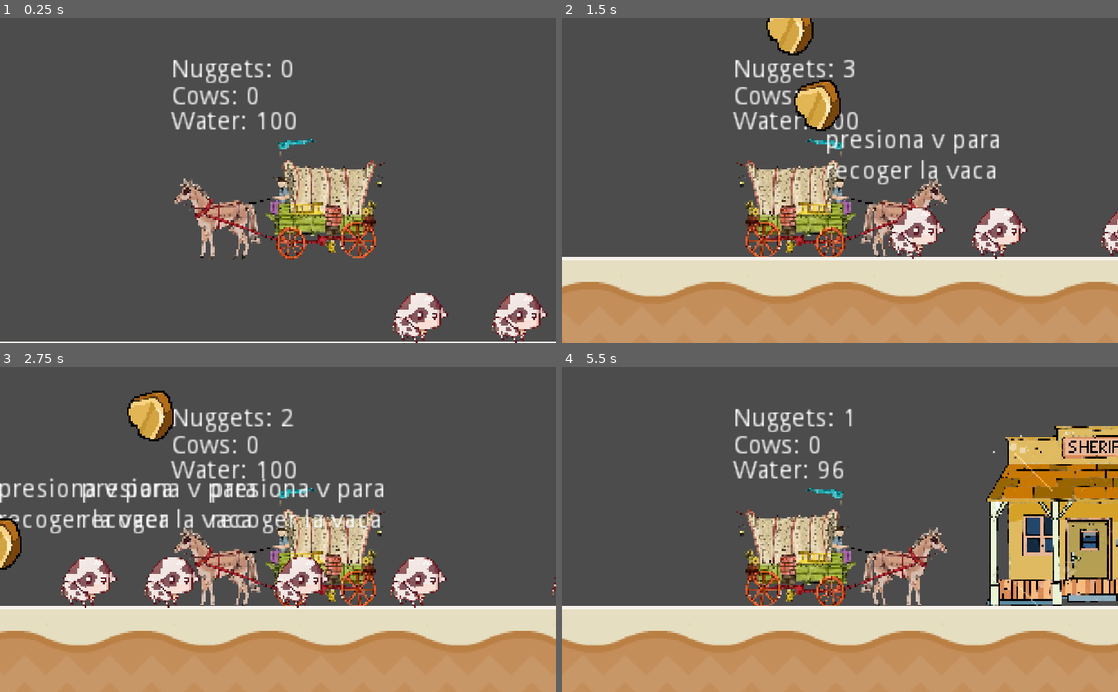
Above: before the commit, frames 1-4 (two rows, left to right).
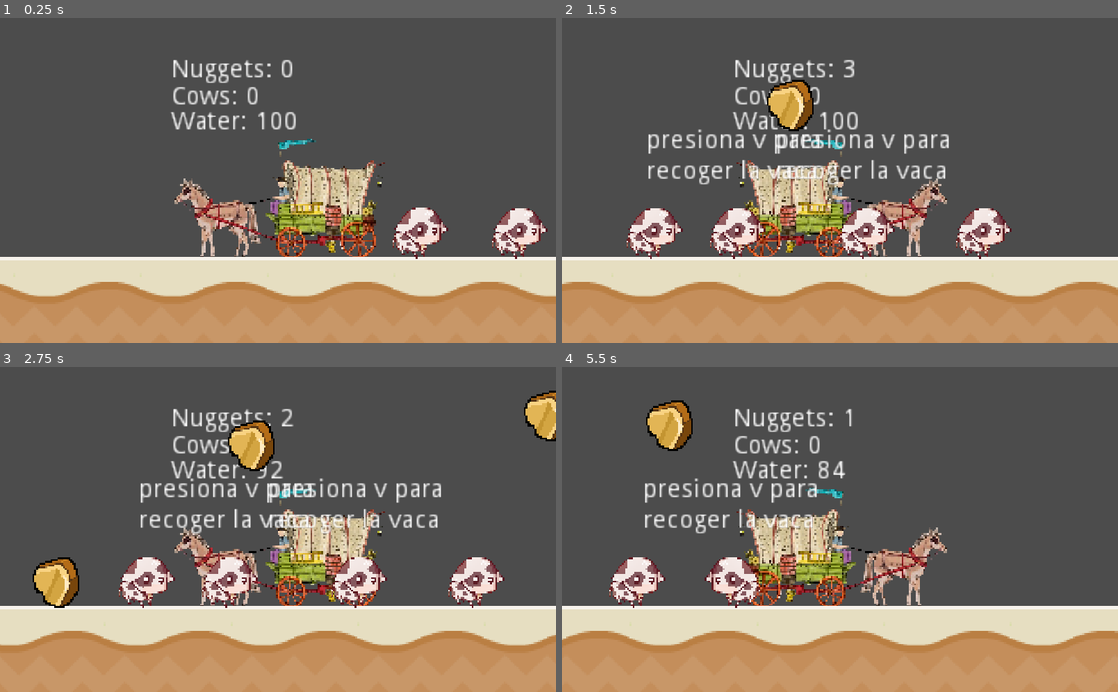
Above: after the commit, the same moments.

Repository: Asdaois/west-cow-builder
Game: Godot game, scene res://Main.tscn
Two runs of this game, one before a commit and one after it. Both use one fixed random seed, a clock stepped at 60 frames per second and the inputs below.
Inputs:
- Up to frame 1 (0.25 s): no input
- Up to frame 2 (1.5 s): hold Up (drop_nugget) 0.53-1.28 s; hold Right (ui_right) from 0.53 s (still down); tap V at 1.25 s; tap Up (drop_nugget) at 1.35 s
- Up to frame 3 (2.75 s): tap V at 2 s; release Right (ui_right) at 2.03 s; hold Left (ui_left) from 2.03 s (still down); hold Up (drop_nugget) from 2.03 s (still down)
- Up to frame 4 (5.5 s): tap V every 0.75 s from 2.75 to 5 s; release Left (ui_left) at 2.78 s; release Up (drop_nugget) at 2.78 s; hold Right (ui_right) 2.78-4.28 s; tap Up (drop_nugget) at 2.85, 4.35 s; hold Up (drop_nugget) 3.53-4.28 s; hold Left (ui_left) 4.28-5.03 s; hold Right (ui_right) from 5.03 s (still down); hold Up (drop_nugget) from 5.03 s (still down)

The runs differ from the first frame. In frame 1, 28% of the frame differs, in the area x 0-100%, y 58-100%; in frame 2, 12%; in frame 3, 19%; in frame 4, 19%.

Commit message:
Add movement states to player
The player can now walk or run and when he runs out of water he'll be slower

Diff:
--- a/game/cow/Cow.gd
+++ b/game/cow/Cow.gd
@@ -94,18 +94,15 @@
 	sprite.flip_h = velocity.x < 0
 
 # signals handlers
-
-
-func _on_PlayerDetectionArea_area_exited(area):
-	label.text = ""
-	_pickable = false
-
 func _on_PickupTimer_timeout():
 	(cow as ItemResource).quantity += 1
 	queue_free()
-
 
 func _on_PlayerDetectionArea_body_entered(body: Node) -> void:
 	if body is Player:
 		label.text = "presiona v para \nrecoger la vaca"
 		_pickable = true
+
+func _on_PlayerDetectionArea_body_exited(body):
+	label.text = ""
+	_pickable = false
--- a/game/cow/Cow.tscn
+++ b/game/cow/Cow.tscn
@@ -12,7 +12,6 @@
 radius = 20.025
 
 [node name="Cow" type="KinematicBody2D"]
-position = Vector2( 121, 77 )
 collision_layer = 0
 collision_mask = 8
 script = ExtResource( 2 )
@@ -48,6 +47,6 @@
 
 [node name="WanderController" parent="." instance=ExtResource( 4 )]
 
-[connection signal="area_exited" from="PlayerDetectionArea" to="." method="_on_PlayerDetectionArea_area_exited"]
 [connection signal="body_entered" from="PlayerDetectionArea" to="." method="_on_PlayerDetectionArea_body_entered"]
+[connection signal="body_exited" from="PlayerDetectionArea" to="." method="_on_PlayerDetectionArea_body_exited"]
 [connection signal="timeout" from="PickupTimer" to="." method="_on_PickupTimer_timeout"]
--- a/game/custom_resources/Item.gd
+++ b/game/custom_resources/Item.gd
@@ -18,7 +18,7 @@
 	emit_signal('max_quantity_changed', max_quantity)
 
 func set_quantity(value):
-	quantity = value
+	quantity = max(0, value)
 	emit_signal('quantity_changed', quantity)
 	if(quantity <= 0):
 		emit_signal('quantity_emptied')
--- a/game/player/Player.gd
+++ b/game/player/Player.gd
@@ -2,16 +2,19 @@
 extends KinematicBody2D
 
 # custom signals
-signal drop_nugget(nugget, direction, location)
 
 # enums - constant
+enum {
+	WALK,
+	RUN,
+	TIRED
+}
 
 # exports variables
-export var ACCELERATION = 100
 export var MAX_SPEED = 400
-export var FRICTION = 200
-export var GRAVITY = 400
-export var WATER_CONSUMPTION_TIME = 3
+export var FRICTION = 400
+export var GRAVITY = 4000
+export var WATER_CONSUMPTION_TIME = 1
 export var WATER_CONSUMPTION_QUANTITY = 4
 
 export(Resource) var cows = cows as ItemResource
@@ -19,8 +22,14 @@
 export(Resource) var water = water as ItemResource
 export(PackedScene) var nugget_scene
 # public - private variables
+var NORMAL_SPEED = MAX_SPEED / 2
+var RUNNING_SPEED = MAX_SPEED
+var TIRED_SPEED = MAX_SPEED / 4
+var WATER_NORMAL = WATER_CONSUMPTION_QUANTITY
+var WATER_RUNNING = WATER_CONSUMPTION_QUANTITY * 3
 var velocity := Vector2.ZERO
 var timer_flag = true
+var state
 
 # on ready variables
 onready var animationPlayer := $AnimationPlayer
@@ -28,6 +37,7 @@
 onready var label2 := $Label2
 onready var label3 := $Label3
 onready var water_consumption := $WaterConsumption
+onready var running_timer := $RunningTimer
 
 # built-in functions
 func _ready() -> void:
@@ -46,6 +56,17 @@
 		elif nuggets.quantity > 0:
 			nuggets.quantity -= 1
 			_instantiate_nugget()
+
+	if event.is_action_pressed("ui_left") or event.is_action_pressed("ui_right"):
+		if state != TIRED:
+			state = WALK
+			if(event.is_echo() != true and running_timer.time_left > 0):
+				state = RUN
+			running_timer.start(0.5)
+
+func _process(delta):
+	if(water.quantity == 0):
+		state = TIRED
 
 # public - private functions
 func receive_damage(damage: int) -> void:
@@ -66,9 +87,13 @@
 			animationPlayer.play("WalkLeft")
 		else:
 			animationPlayer.play("WalkRight")
-		velocity = (
-			velocity.move_toward(input_vector * MAX_SPEED, ACCELERATION * delta)
-		)
+		match state:
+			WALK:
+				velocity = input_vector * NORMAL_SPEED
+			RUN:
+				velocity = input_vector * RUNNING_SPEED
+			TIRED:
+				velocity = input_vector * TIRED_SPEED
 	else:
 		velocity = velocity.move_toward(Vector2.ZERO, FRICTION * delta)
 	_add_gravity(delta)
@@ -105,5 +130,9 @@
 
 # signals handlers
 func _on_WaterConsumption_timeout():
-	water.quantity -= WATER_CONSUMPTION_QUANTITY
+	match state:
+		WALK:
+			water.quantity -= WATER_NORMAL
+		RUN:
+			water.quantity -= WATER_RUNNING
 	timer_flag = true
--- a/game/player/Player.tscn
+++ b/game/player/Player.tscn
@@ -76,6 +76,7 @@
 ]]
 collision_mask = 8
 script = ExtResource( 1 )
+MAX_SPEED = 200
 cows = ExtResource( 3 )
 nuggets = ExtResource( 5 )
 water = ExtResource( 4 )
@@ -136,5 +137,9 @@
 }
 
 [node name="WaterConsumption" type="Timer" parent="."]
+one_shot = true
+
+[node name="RunningTimer" type="Timer" parent="."]
+one_shot = true
 
 [connection signal="timeout" from="WaterConsumption" to="." method="_on_WaterConsumption_timeout"]
Not shown: 2 places in game/player/Player.tscn that only renumber resources
